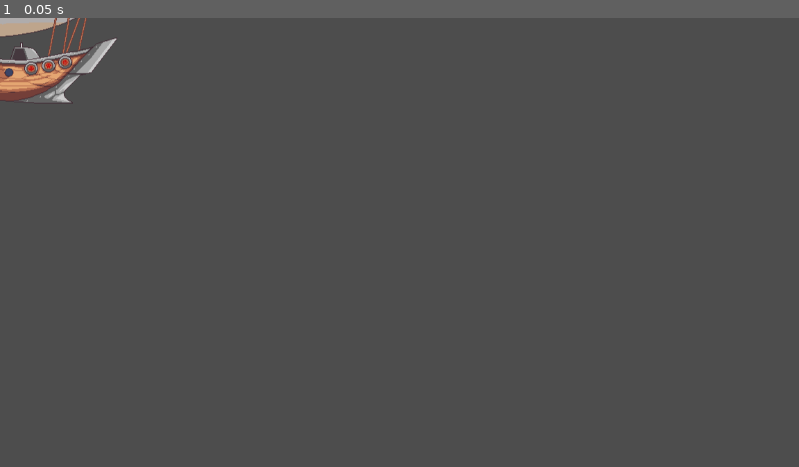
Above: before the commit, frame 1.
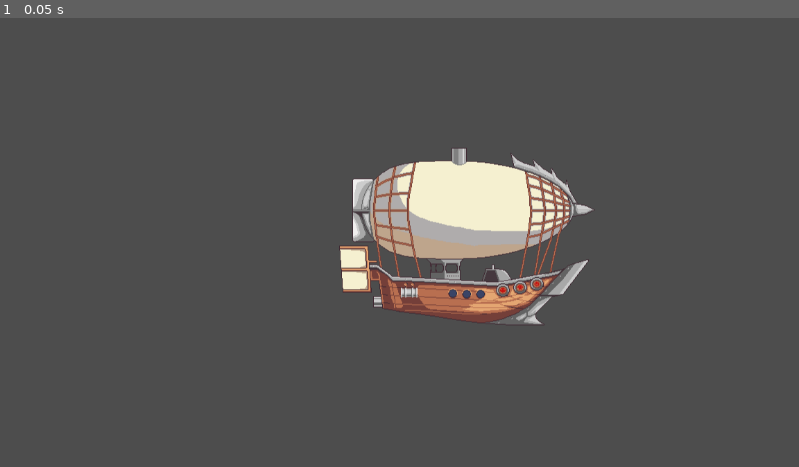
Above: after the commit, the same moment.

Repository: tremenditomen/Rickety-Airship
Game: Godot game, scene res://main.tscn
Same seed, same stepped clock (60 frames per second), same inputs: the game is played once before the commit and once after it.
Inputs:
- Up to frame 1 (0.05 s): no input

The runs differ from the first frame. In frame 1, 8.8% of the frame differs, in the area x 0-75%, y 0-69%.

Commit message:
Delete main

Diff:
--- a/main.tscn
+++ b/main.tscn
@@ -34,5 +34,9 @@
 [node name="Area2D" type="Area2D" parent="."]
 
 [node name="AnimatedSprite2D" type="AnimatedSprite2D" parent="Area2D"]
+position = Vector2(680, 320)
 sprite_frames = SubResource("SpriteFrames_tkvf0")
 animation = &"external"
+
+[node name="CollisionPolygon2D" type="CollisionPolygon2D" parent="Area2D"]
+polygon = PackedVector2Array(547, 379, 718, 388, 804, 370, 816, 357, 846, 349, 811, 400, 798, 401, 785, 442, 698, 443, 538, 418, 538, 402, 495, 396, 489, 328, 529, 330, 535, 379)
